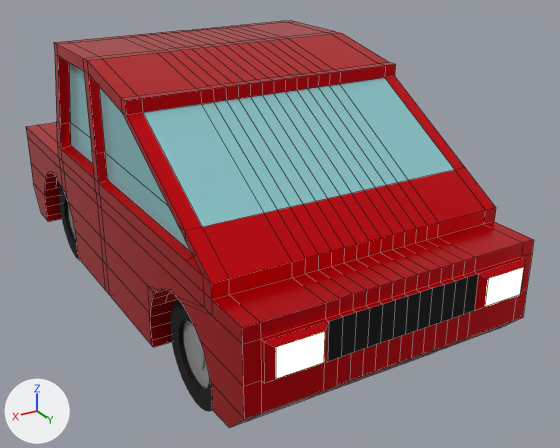
What one commit did to the FBX model Assets/DeepUnity/Tutorials/Driver/Models/car.fbx.
Both versions are drawn from a 50 mm camera at (2.69, 5.34, 2.08) aimed at (-0.26, 0.41, -0.39). Arrows for +X, +Y and +Z are at lower left; the lights stay in place. Mesh edges are drawn as thin lines on the coarser meshes. Where no turn or scale is listed for an object, it has been applied to the vertices.

In view in the first picture: 'Car', 'Wheel', 'Wheel.001'.
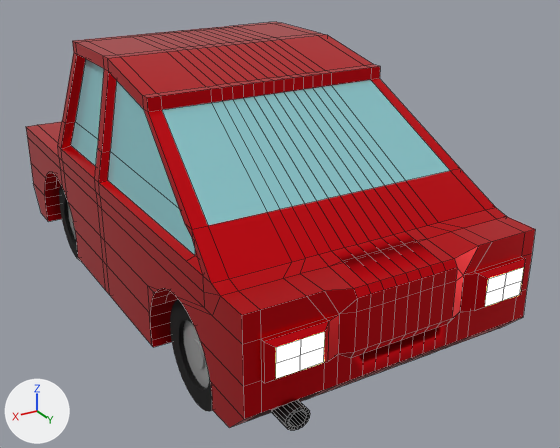
The newer file is also turned or shifted as a whole; pictures and numbers use the older file's frame.

Scene script edits in JSON lines:
```json
{"block": "me_cube_001", "where": "# used by ob_car; location = (0.0, 0.0, 0.0)"}
{"op": "remove", "block": "me_cube_001", "code": "me_cube_001.from_pydata(...)  # 963 vertices, 840 faces; spans x -1.07..1.07, y -2.16..2.32, z -0.84..1.0"}
{"op": "add", "block": "me_cube_001", "code": "me_cube_001.from_pydata(...)  # 1150 vertices, 1011 faces; spans x -1.07..1.07, y -2.16..2.32, z -0.84..1.0"}
{"block": "me_cube_001", "change": "me_cube_001 part 1: 262 vertices moved from x -1.07..1.07, y -0.93..2.29, z -0.36..1.0 to x -1.07..1.07, y -0.93..2.29, z -0.42..1.0; 187 vertices added at x -0.92..0.96, y 2.07..2.32, z -0.76..-0.13"}
{"block": "me_cube_001", "change": "me_cube_001 part 2: 12 faces spanning x -0.56..0.55, y 2.26..2.29, z -0.36..-0.1 switch from mat_material_003 (black #000000) to mat_material_001 (red #e70012)"}
```

Changed parts and their boxes [x1, y1, x2, y2] in the pictures (560 x 448 px; the box of a moved part takes in the faces that stretch with it):
```json
{"object": "Car", "change": "reshaped", "before": [26, 20, 534, 428], "after": [26, 22, 535, 431]}
{"part": 1, "of": "me_cube_001", "change": "moved or reshaped", "before": [54, 20, 534, 374], "after": [58, 22, 535, 431]}
{"part": 2, "of": "me_cube_001", "change": "recoloured", "before": [328, 274, 478, 361], "after": [328, 274, 478, 361], "on screen": "black to red"}
```
